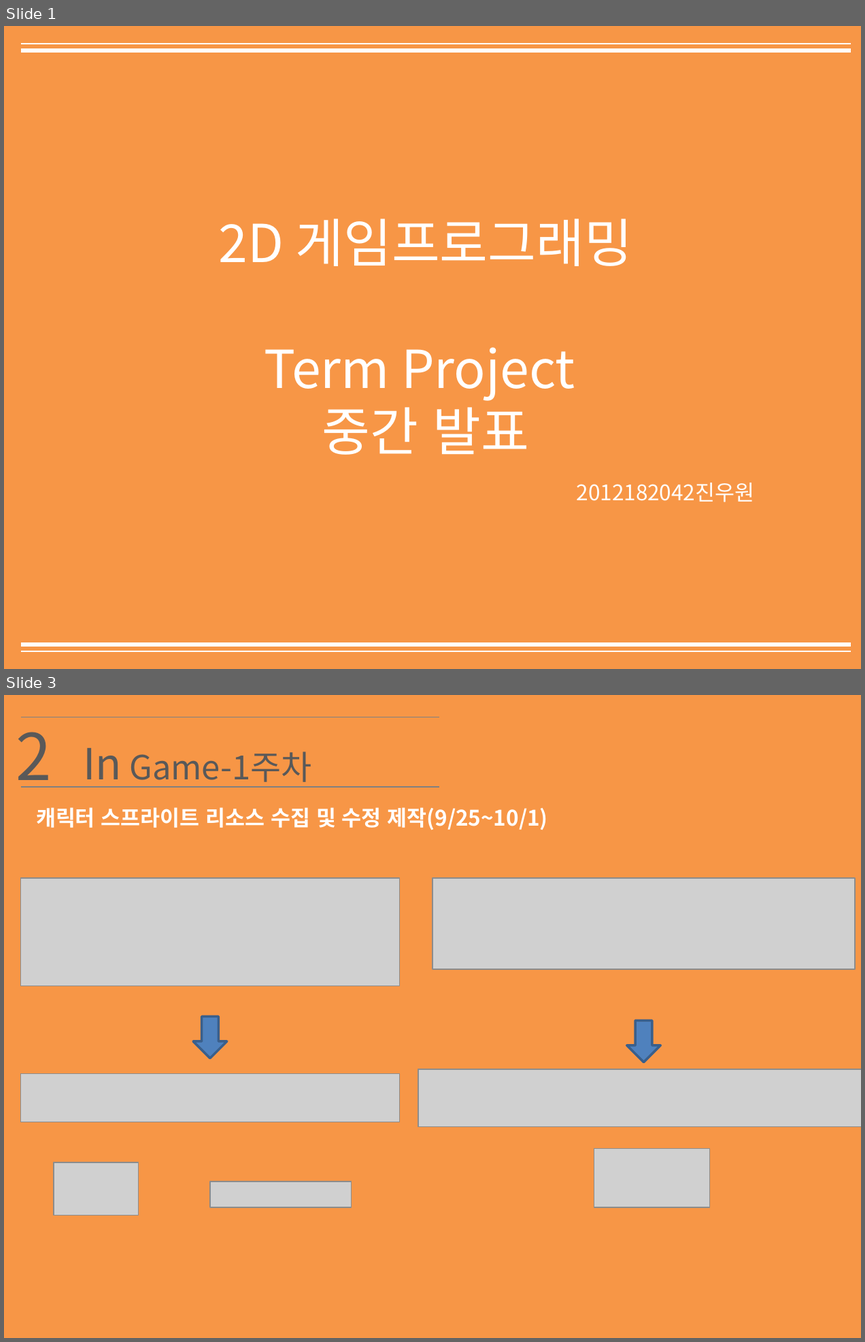
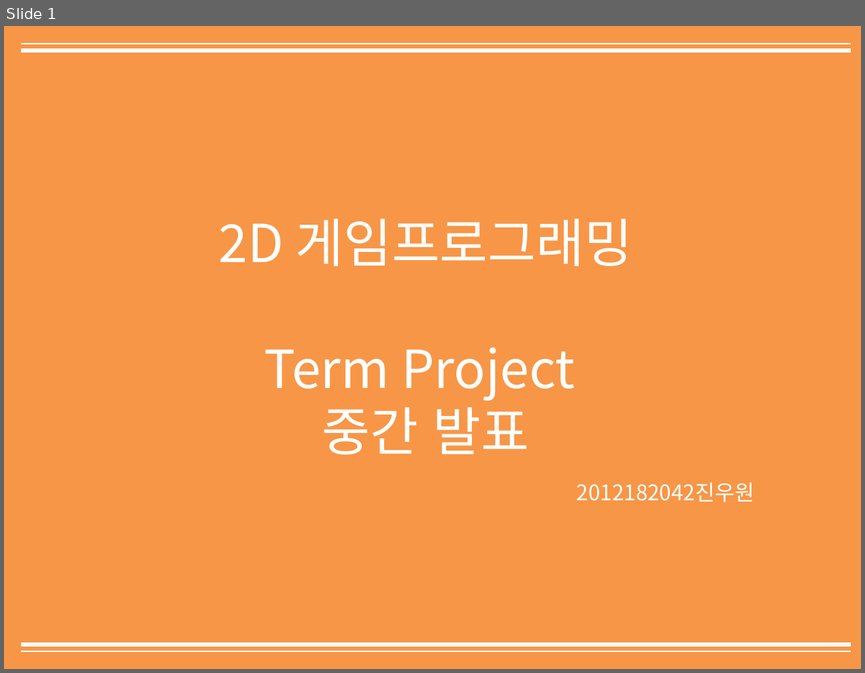
Before and after one commit to True-right-circle/2D-Gameprograming-homework, a slide deck: 2D게임프로그래밍 Term_Project 중간 2012182042 진우원.pptx. Shown one above the other, each under a label of ours: slides 1 and 3 before the commit, slide 1 after it; the slides between them are not shown. The pictures are 865x1342 and 865x673 pixels, drawn with LibreOffice and Linux fonts; fonts in the diff are those of the drawing; grey boxes stand for pictures. Boxes give left, top, right and bottom in pixels: in the first picture for what was removed or moved away, otherwise in the second. Text is boxed around its words. In the diff, an @@ line names an element or a change of style, - is before the commit and + after.

Commit message:
중간발표 ppt 수정본

```diff
--- a/2D게임프로그래밍 Term_Project 중간 2012182042 진우원.pptx
+++ b/2D게임프로그래밍 Term_Project 중간 2012182042 진우원.pptx
@@ slide 3 removed at [4, 695, 861, 1338], background #FFFFFF @@
@@ rectangle removed at [4, 695, 861, 1338] @@
@@ text removed at [16, 717, 51, 787] @@
-2
@@ line removed from (21, 717) to (439, 717) @@
@@ text removed at [84, 748, 311, 787] @@
-In Game-1주차
@@ line removed from (21, 787) to (439, 787) @@
@@ text removed at [36, 807, 548, 830] @@
-캐릭터 스프라이트 리소스 수집 및 수정 제작(9/25~10/1)
@@ picture removed at [21, 877, 400, 985] @@
@@ picture removed at [432, 877, 855, 968] @@
@@ down arrow removed at [193, 1016, 227, 1058] @@
@@ down arrow removed at [627, 1021, 660, 1063] @@
@@ picture removed at [21, 1074, 400, 1121] @@
@@ picture removed at [418, 1070, 861, 1127] @@
@@ picture removed at [54, 1162, 139, 1215] @@
@@ picture removed at [594, 1149, 710, 1206] @@
@@ picture removed at [211, 1181, 352, 1206] @@
```
Also in this commit, not shown: 3 slides changed, 5 other slides removed.
